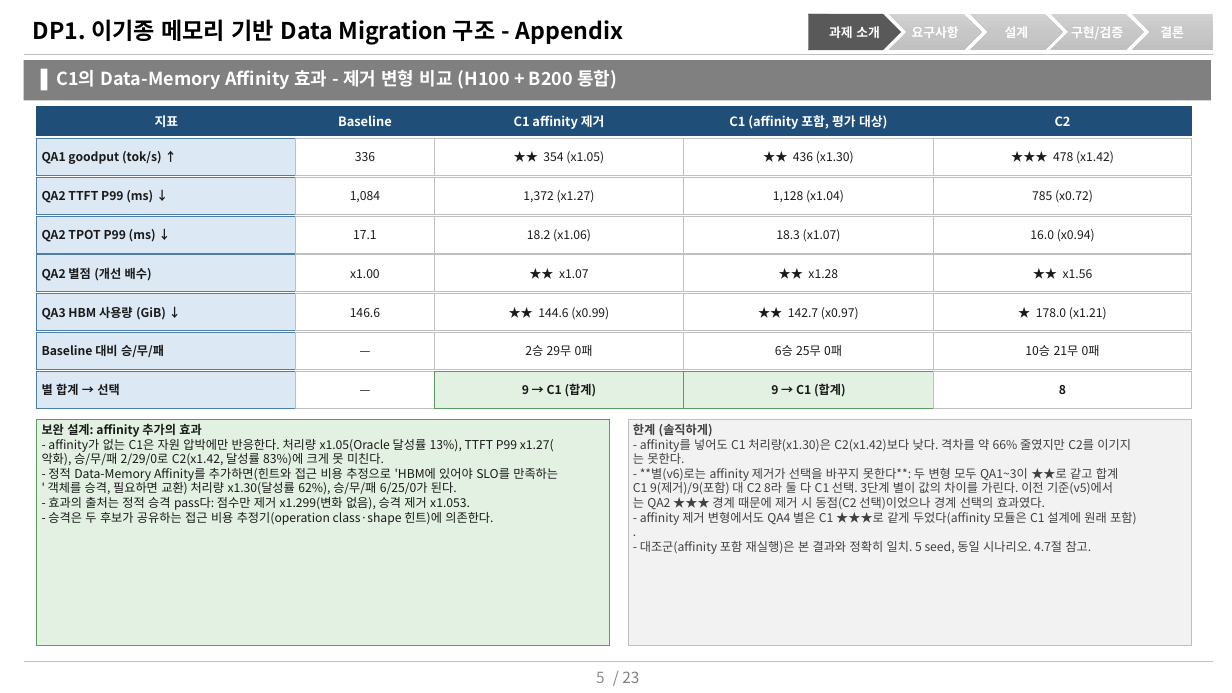
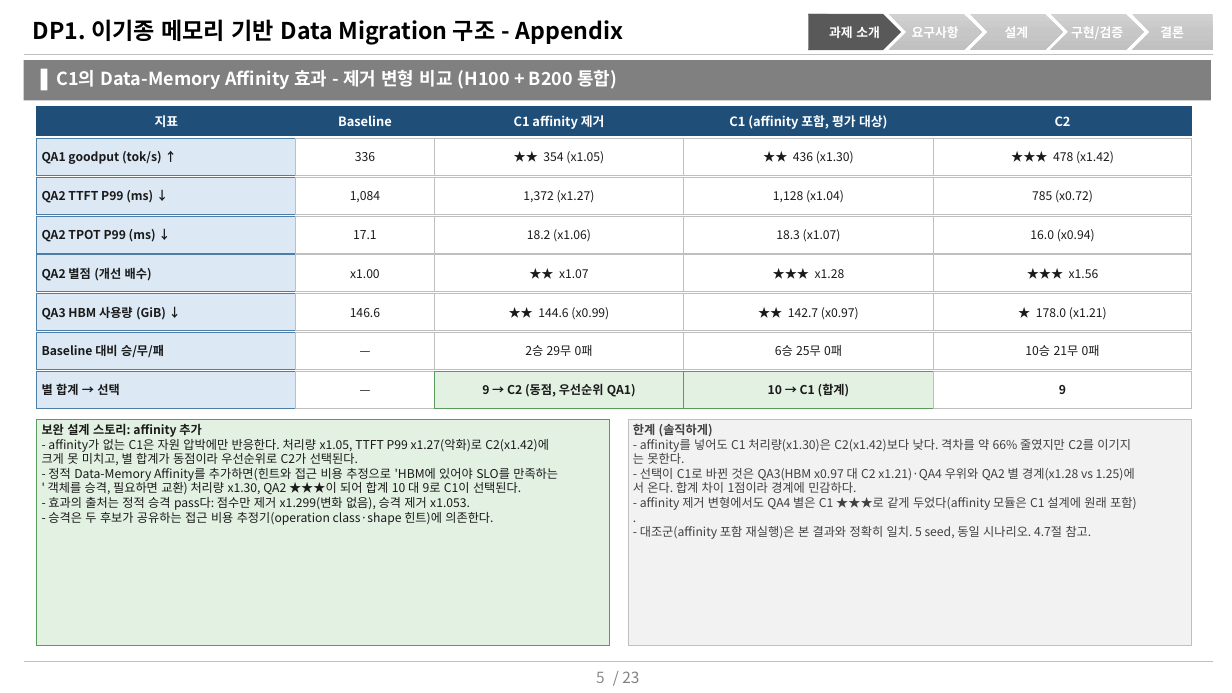
Before and after one commit to mkim0628/vllm, a slide deck: slide 5 of doc-mk/DP1/DP1-appendix-qa-result.pptx. Drawn at 1232x693 pixels with LibreOffice and Linux fonts; fonts in the diff are those of the drawing. Boxes give left, top, right and bottom in pixels: in the first picture for what was removed or moved away, otherwise in the second. Text is boxed around its words. In the diff, an @@ line names an element or a change of style, - is before the commit and + after.

```diff
--- a/doc-mk/DP1/DP1-appendix-qa-result.pptx
+++ b/doc-mk/DP1/DP1-appendix-qa-result.pptx
@@ text in rectangle at <box>815,269,845,278</box>: text changed @@
-★★ x1.28
+★★★ x1.28
@@ text in rectangle at <box>1069,269,1099,278</box>: text changed @@
-★★ x1.56
+★★★ x1.56
@@ text in rectangle at <box>482,383,636,397</box>: text changed @@
-9 → C1 (합계)
+9 → C2 (동점, 우선순위 QA1)
@@ text in rectangle at <box>768,383,850,397</box>: text changed @@
-9 → C1 (합계)
+10 → C1 (합계)
@@ text in rectangle at <box>42,423,549,465</box>: text changed @@
-보완 설계: affinity 추가의 효과
-- affinity가 없는 C1은 자원 압박에만 반응한다. 처리량 x1.05(Oracle 달성률 13%), TTFT P99 x1.27(
-악화), 승/무/패 2/29/0로 C2(x1.42, 달성률 83%)에 크게 못 미친다.
+보완 설계 스토리: affinity 추가
+- affinity가 없는 C1은 자원 압박에만 반응한다. 처리량 x1.05, TTFT P99 x1.27(악화)로 C2(x1.42)에
+크게 못 미치고, 별 합계가 동점이라 우선순위로 C2가 선택된다.
@@ text in rectangle at <box>633,468,1135,493</box>: text changed @@
-- **별(v6)로는 affinity 제거가 선택을 바꾸지 못한다**: 두 변형 모두 QA1~3이 ★★로 같고 합계
-C1 9(제거)/9(포함) 대 C2 8라 둘 다 C1 선택. 3단계 별이 값의 차이를 가린다. 이전 기준(v5)에서
-는 QA2 ★★★ 경계 때문에 제거 시 동점(C2 선택)이었으나 경계 선택의 효과였다.
+- 선택이 C1로 바뀐 것은 QA3(HBM x0.97 대 C2 x1.21)·QA4 우위와 QA2 별 경계(x1.28 vs 1.25)에
+서 온다. 합계 차이 1점이라 경계에 민감하다.
@@ text in rectangle at <box>48,480,521,495</box>: text changed @@
-' 객체를 승격, 필요하면 교환) 처리량 x1.30(달성률 62%), 승/무/패 6/25/0가 된다.
+' 객체를 승격, 필요하면 교환) 처리량 x1.30, QA2 ★★★이 되어 합계 10 대 9로 C1이 선택된다.
```
Also in this commit, not shown: 3 other slides changed, 7 other files.
